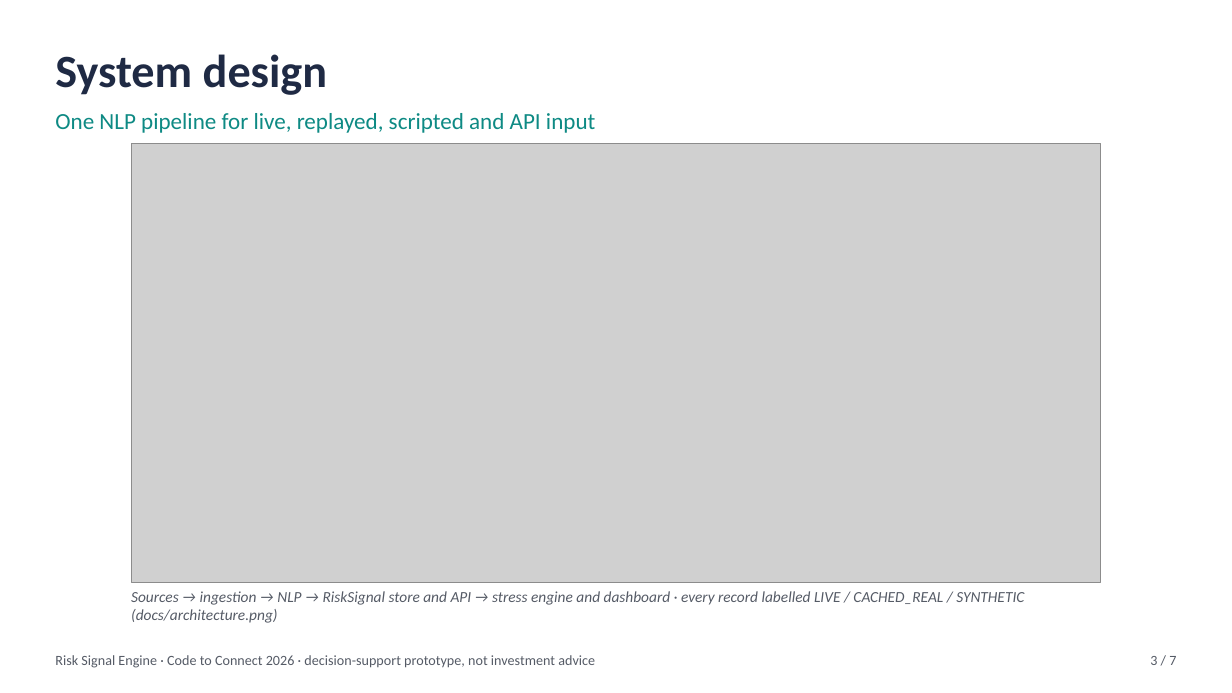
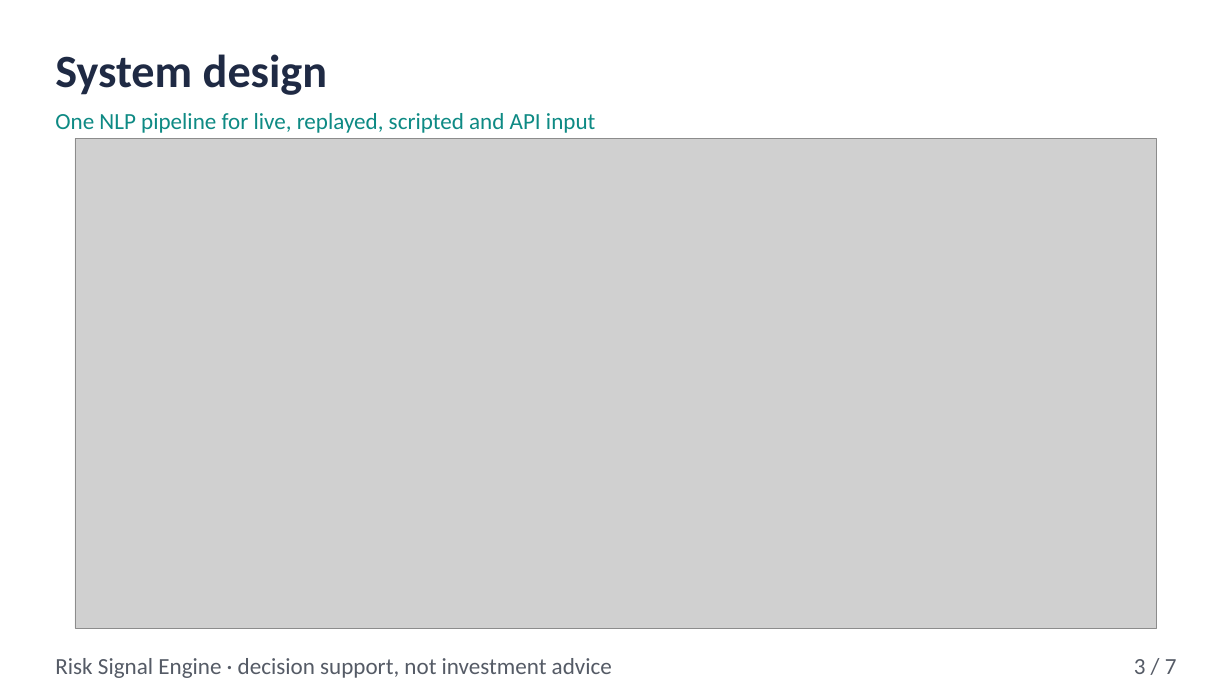
Before and after one commit to console-log-life/ABVIIITM-Gwalior-Apeksha-Jain-hackathon, a slide deck: slide 3 of docs/presentation/Risk_Signal_Engine.pptx. Drawn at 1232x693 pixels with LibreOffice and Linux fonts; fonts in the diff are those of the drawing; grey boxes stand for pictures. Boxes give left, top, right and bottom in pixels: in the first picture for what was removed or moved away, otherwise in the second. Text is boxed around its words. In the diff, an @@ line names an element or a change of style, - is before the commit and + after.

```diff
--- a/docs/presentation/Risk_Signal_Engine.pptx
+++ b/docs/presentation/Risk_Signal_Engine.pptx
@@ picture: place and size @@
-picture at <box>131,143,1101,582</box>
+picture at <box>75,139,1157,628</box>
@@ text removed at <box>131,591,1024,623</box> @@
-Sources → ingestion → NLP → RiskSignal store and API → stress engine and dashboard · every record labelled LIVE / CACHED_REAL / SYNTHETIC (docs/architecture.png)
@@ text at <box>55,658,612,678</box>: text changed; size 11 to 18 pt @@
-Risk Signal Engine · Code to Connect 2026 · decision-support prototype, not investment advice
+Risk Signal Engine · decision support, not investment advice
@@ text "3 / 7" at <box>1134,659,1177,674</box>: size 11 to 18 pt @@
```
Also in this commit, not shown: 6 other slides changed, 9 other files.
